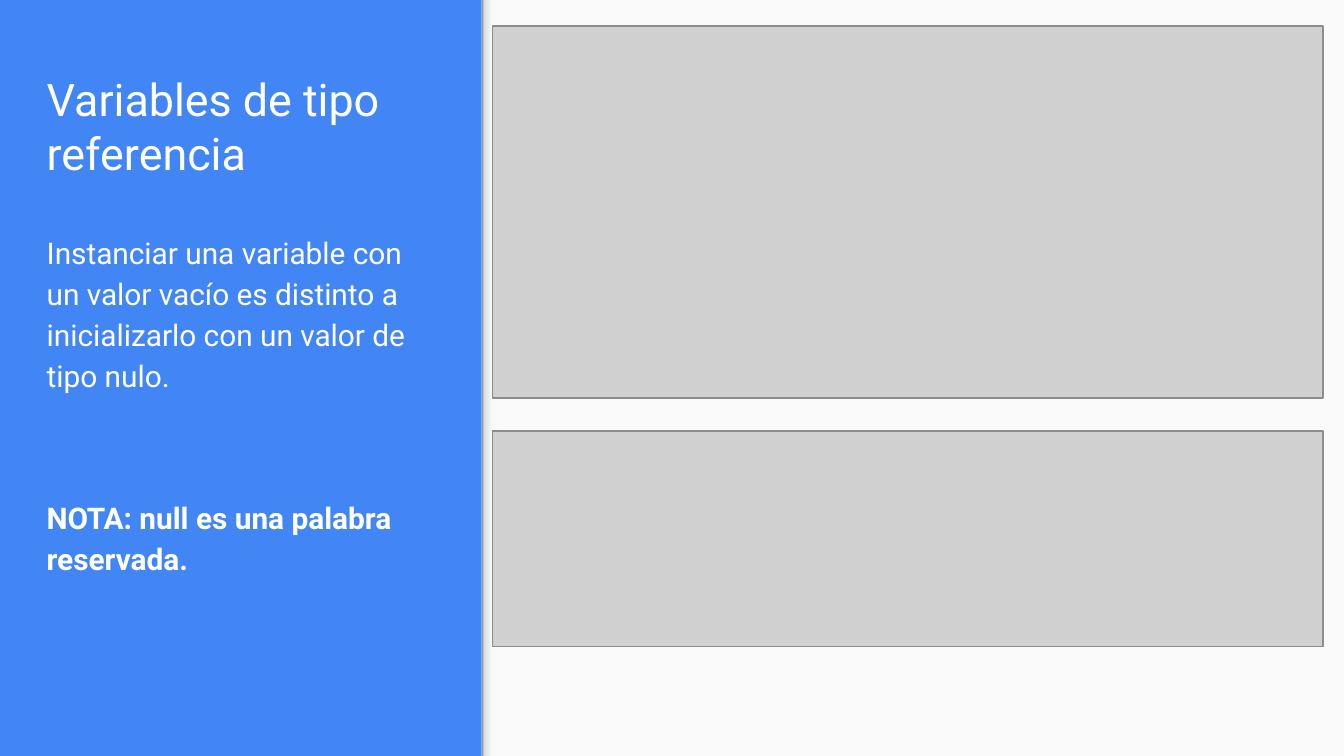
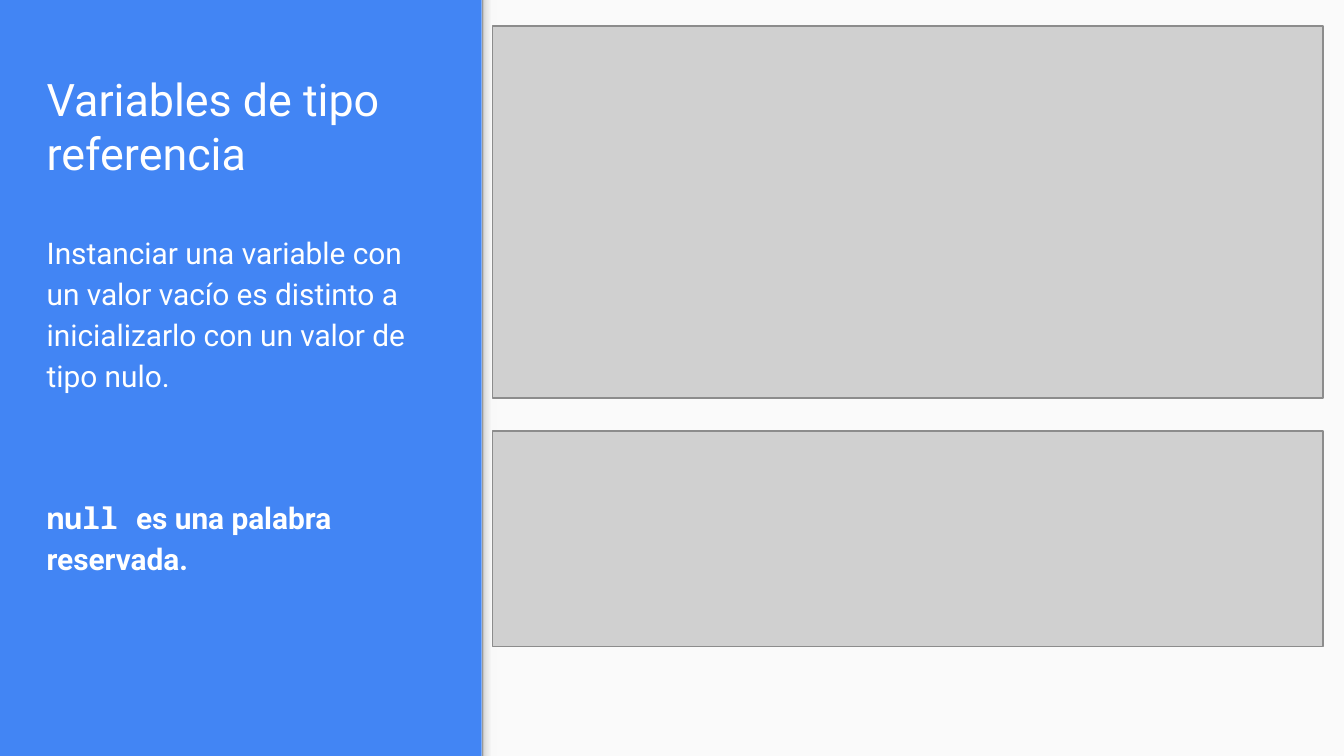
Before and after one commit to OMardil/INFO2, a slide deck: slide 10 of MOD05_Variables_tipo_referencia/01 Presentacion/INFO2_MOD05-Variables_Tipo_Referencia.pptx (slide 6 before the commit). Drawn at 1344x756 pixels with LibreOffice and Linux fonts; fonts in the diff are those of the drawing; grey boxes stand for pictures. Boxes give left, top, right and bottom in pixels: in the first picture for what was removed or moved away, otherwise in the second. Text is boxed around its words. In the diff, an @@ line names an element or a change of style, - is before the commit and + after.

Commit message:
Changes to MOD05 Tipo referencia

```diff
--- a/MOD05_Variables_tipo_referencia/01 Presentacion/INFO2_MOD05-Variables_Tipo_Referencia.pptx
+++ b/MOD05_Variables_tipo_referencia/01 Presentacion/INFO2_MOD05-Variables_Tipo_Referencia.pptx
@@ text at [47, 506, 332, 571]: text changed @@
-NOTA: null es una palabra reservada.
+null es una palabra reservada.
```
Also in this commit, not shown: 4 other slides changed, 11 slides added, 1 slide removed, 14 other files.
